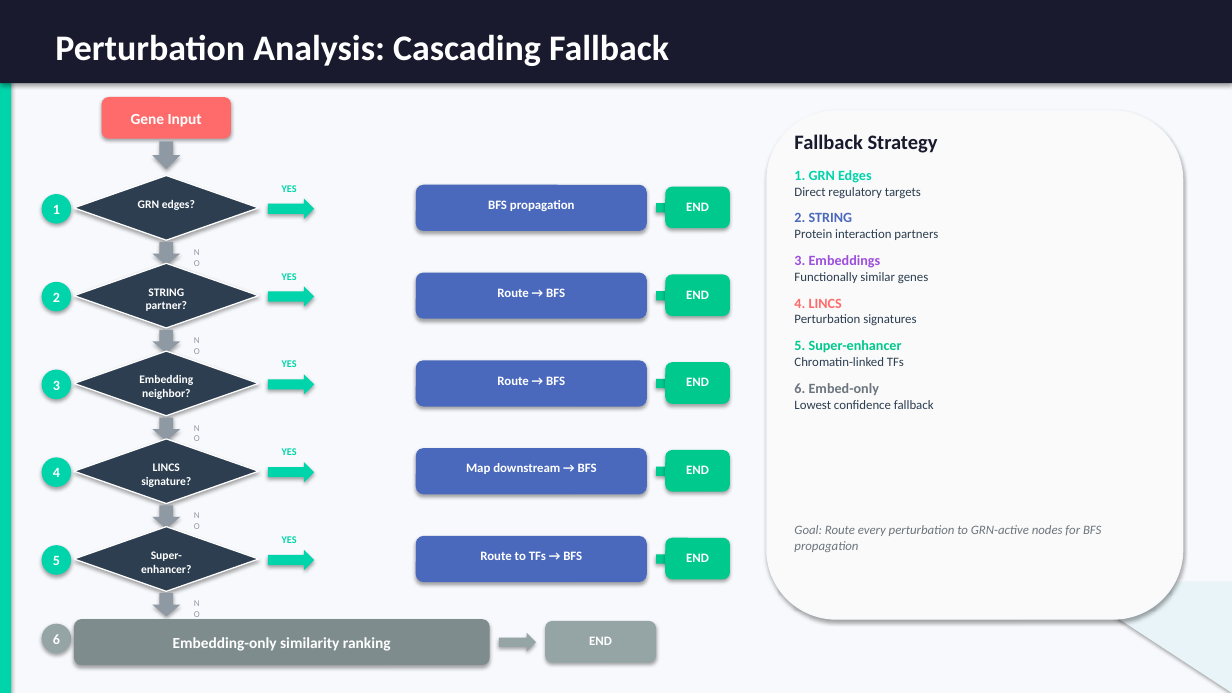
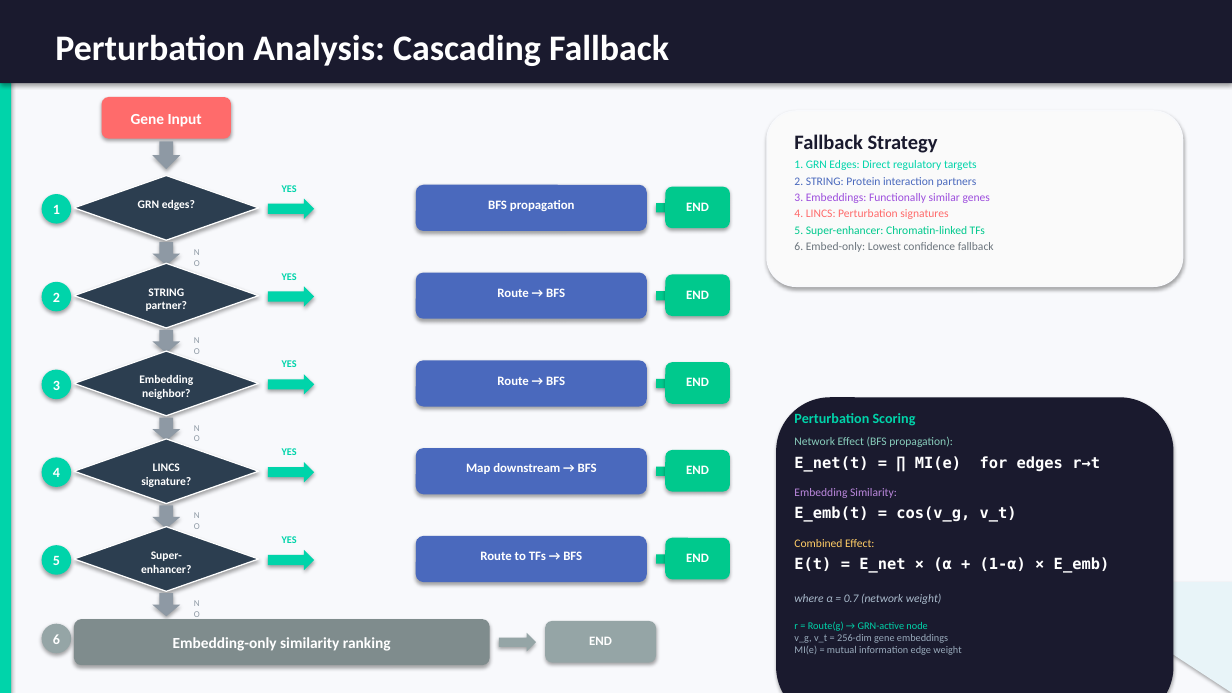
Before and after one commit to jab57/CASCADE, a slide deck: slide 5 of GREmLN_MCP_Server_Presentation.pptx. Drawn at 1232x693 pixels with LibreOffice and Linux fonts; fonts in the diff are those of the drawing. Boxes give left, top, right and bottom in pixels: in the first picture for what was removed or moved away, otherwise in the second. Text is boxed around its words. In the diff, an @@ line names an element or a change of style, - is before the commit and + after.

```diff
--- a/GREmLN_MCP_Server_Presentation.pptx
+++ b/GREmLN_MCP_Server_Presentation.pptx
@@ rounded rectangle: place and size @@
-rounded rectangle at <box>767,111,1183,619</box>
+rounded rectangle at <box>767,111,1183,287</box>
@@ text at <box>794,160,994,252</box>: text changed; size 10 to 9 pt; text colour #2C3E50 to #9D4EDD @@
-1. GRN Edges
-Direct regulatory targets
-2. STRING
-Protein interaction partners
-3. Embeddings
-Functionally similar genes
-4. LINCS
-Perturbation signatures
-5. Super-enhancer
-Chromatin-linked TFs
-6. Embed-only
-Lowest confidence fallback
+1. GRN Edges: Direct regulatory targets
+2. STRING: Protein interaction partners
+3. Embeddings: Functionally similar genes
+4. LINCS: Perturbation signatures
+5. Super-enhancer: Chromatin-linked TFs
+6. Embed-only: Lowest confidence fallback
@@ rounded rectangle added at <box>776,397,1174,693</box>, fill #1A1A2E @@
@@ text added at <box>794,413,916,426</box>, 11 pt, text #00D4AA, bold @@
+Perturbation Scoring
@@ text added at <box>794,437,952,447</box>, 9 pt, text #88CCBB @@
+Network Effect (BFS propagation):
@@ text added at <box>794,456,961,472</box>, 12 pt, text #FFFFFF, bold @@
+E_net(t) = ∏ MI(e) for edges r→t
@@ text added at <box>794,488,897,498</box>, 9 pt, text #BB88DD @@
+Embedding Similarity:
@@ text added at <box>794,506,1017,522</box>, 12 pt, text #FFFFFF, bold @@
+E_emb(t) = cos(v_g, v_t)
@@ text removed at <box>794,525,1101,552</box> @@
-Goal: Route every perturbation to GRN-active nodes for BFS propagation
@@ text added at <box>794,539,874,547</box>, 9 pt, text #FFCC66 @@
+Combined Effect:
@@ text added at <box>794,557,1110,573</box>, 12 pt, text #FFFFFF, bold @@
+E(t) = E_net × (α + (1-α) × E_emb)
@@ text added at <box>794,594,942,604</box>, 9 pt, text #AABBCC, italic @@
+where α = 0.7 (network weight)
@@ text added at <box>794,621,961,655</box>, 8 pt, text #99AABB @@
+r = Route(g) → GRN-active node
+v_g, v_t = 256-dim gene embeddings
+MI(e) = mutual information edge weight
```
Also in this commit, not shown: 1 other file.
